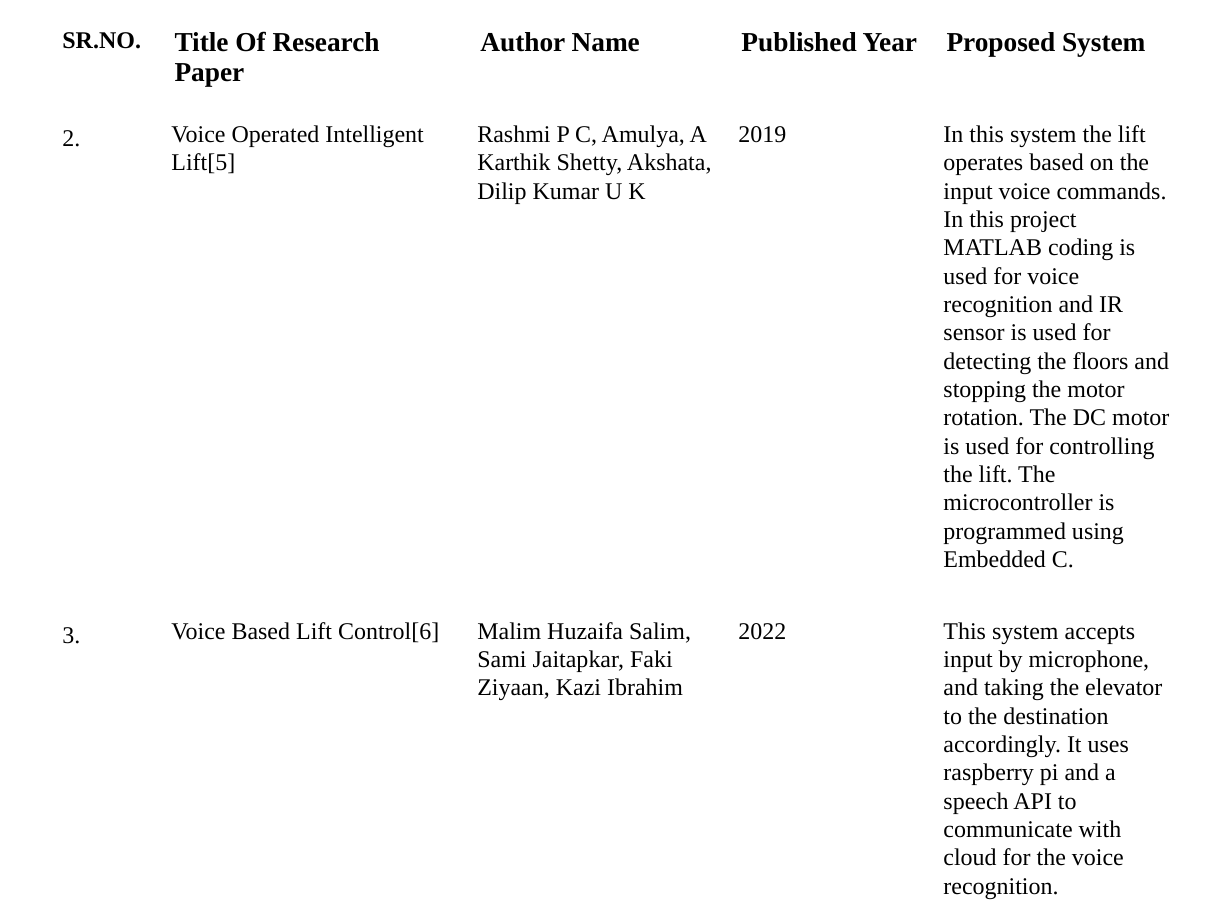
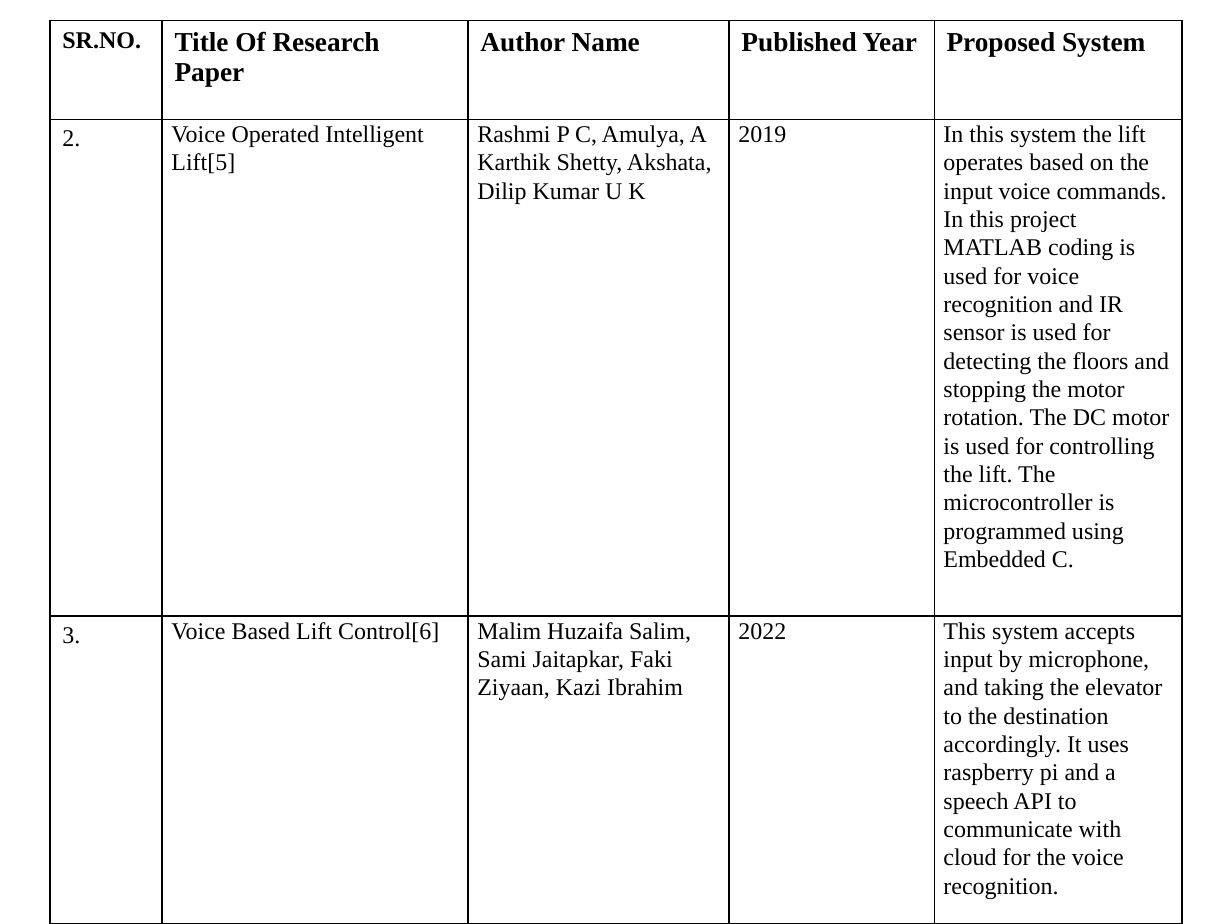
Before and after one commit to OnkarWaman/Voice-Operated-Lift, a slide deck: slide 8 of 5) Stage-I PPT/our ppt.pptx. Drawn at 1232x924 pixels with LibreOffice and Linux fonts; fonts in the diff are those of the drawing. Boxes give left, top, right and bottom in pixels: in the first picture for what was removed or moved away, otherwise in the second. Text is boxed around its words. In the diff, an @@ line names an element or a change of style, - is before the commit and + after.

```diff
--- a/5) Stage-I PPT/our ppt.pptx
+++ b/5) Stage-I PPT/our ppt.pptx
@@ table at [51, 21, 1181, 922] @@
@@ borders changed @@
```
Also in this commit, not shown: 12 other slides changed, 5 slides added.
